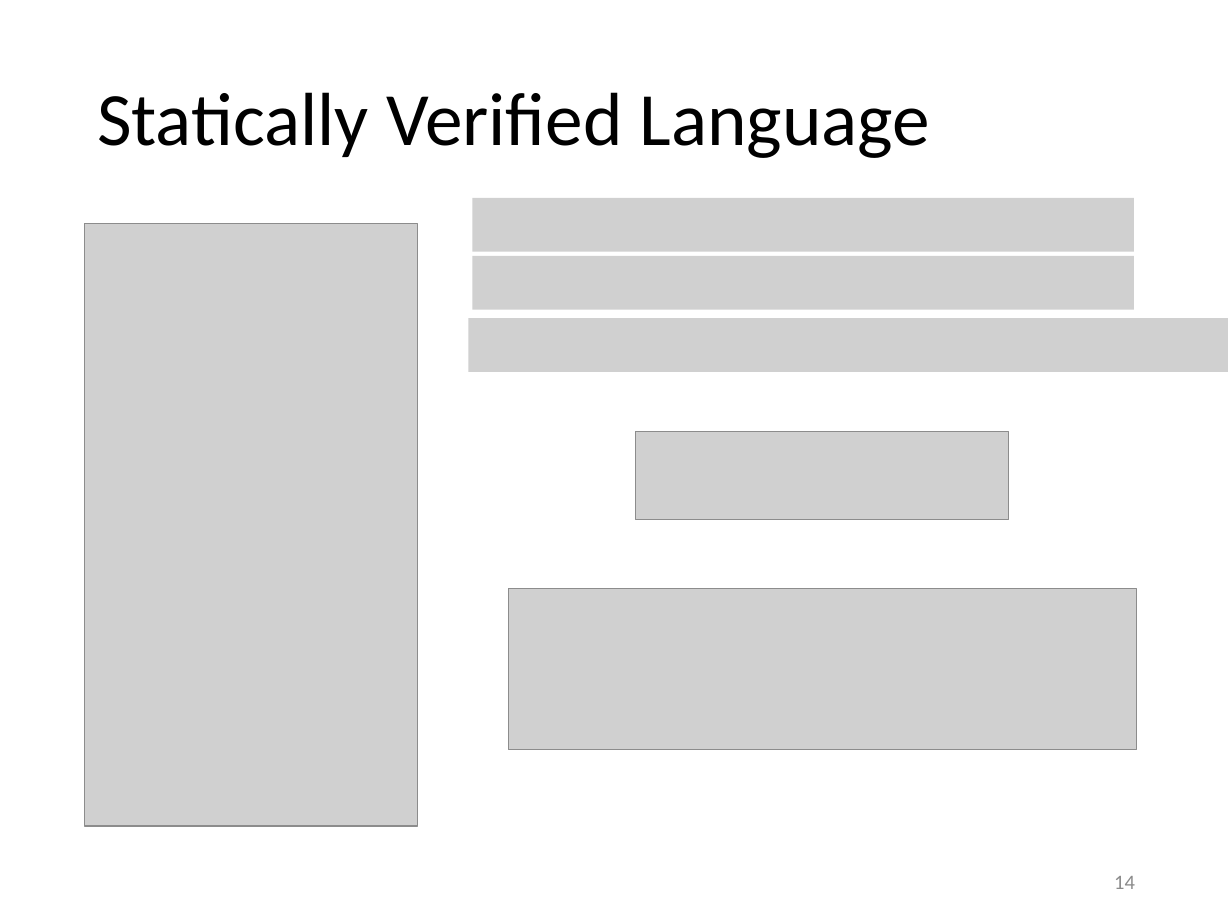
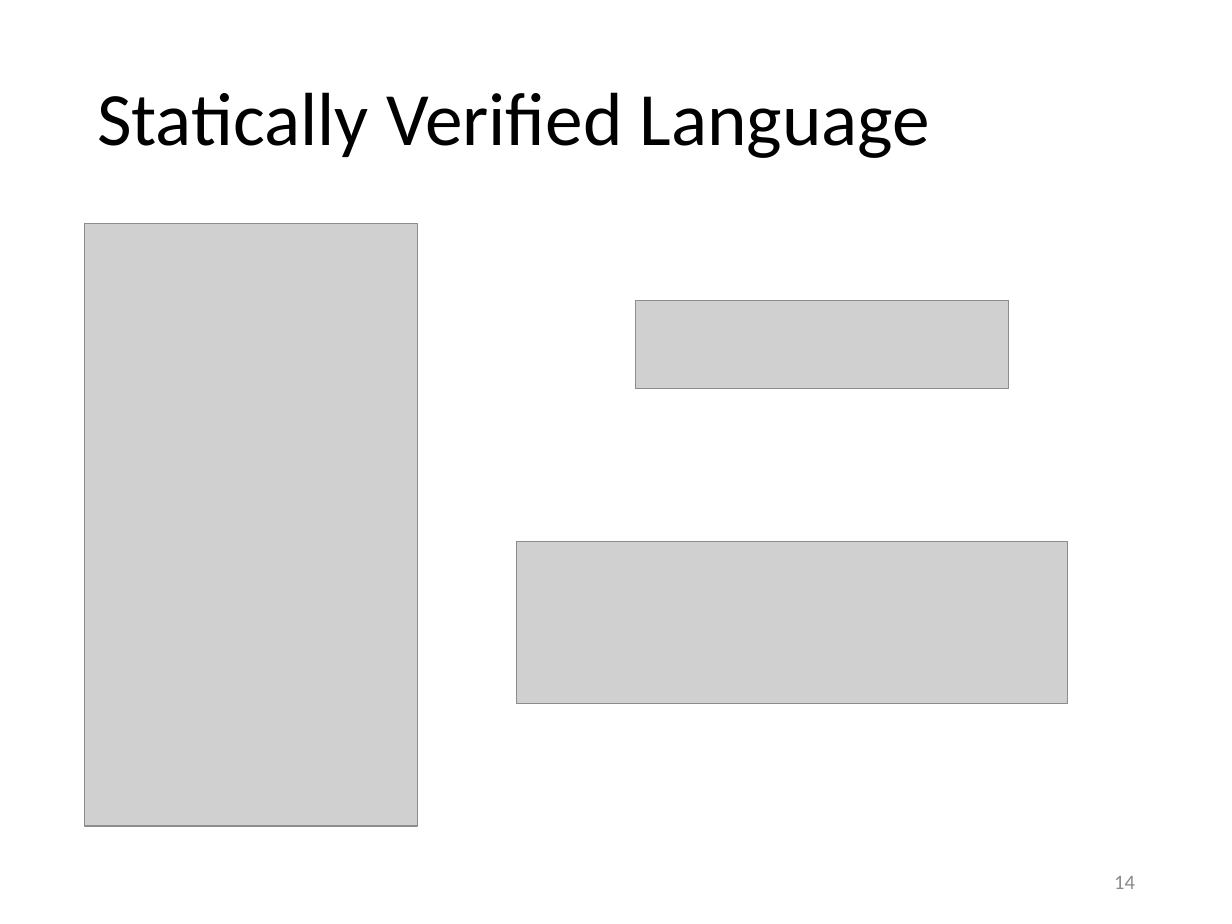
Before and after one commit to olydis/GradVerThesis, a slide deck: slide 14 of presentation/PLunch.pptm. Drawn at 1232x924 pixels with LibreOffice and Linux fonts; fonts in the diff are those of the drawing; grey boxes stand for pictures. Boxes give left, top, right and bottom in pixels: in the first picture for what was removed or moved away, otherwise in the second. Text is boxed around its words. In the diff, an @@ line names an element or a change of style, - is before the commit and + after.

```diff
--- a/presentation/PLunch.pptm
+++ b/presentation/PLunch.pptm
@@ picture removed at [472, 198, 1133, 253] @@
@@ picture removed at [472, 256, 1133, 310] @@
@@ picture removed at [468, 318, 1228, 372] @@
@@ picture: place and size @@
-picture at [636, 431, 1009, 520]
+picture at [636, 301, 1009, 389]
@@ picture added at [516, 542, 1068, 703] @@
@@ picture removed at [509, 589, 1137, 750] @@
```
Also in this commit, not shown: 4 other slides changed, 3 slides added, 4 slides removed, 1 other file.
